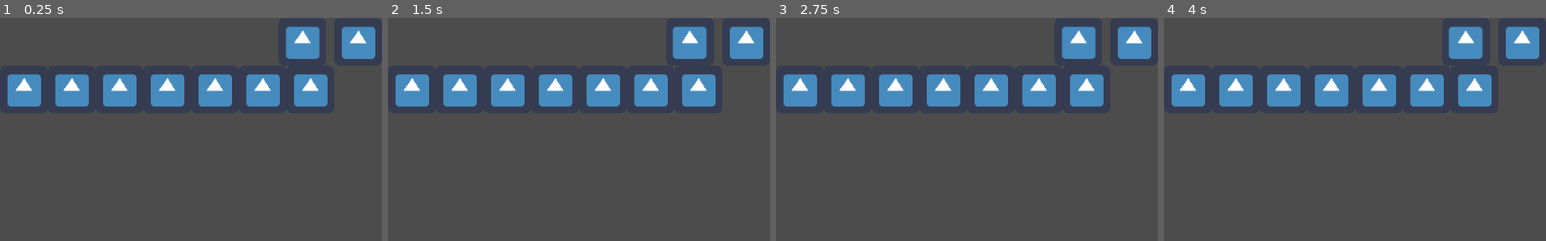
Above: before the commit, frames 1-4 (left to right).
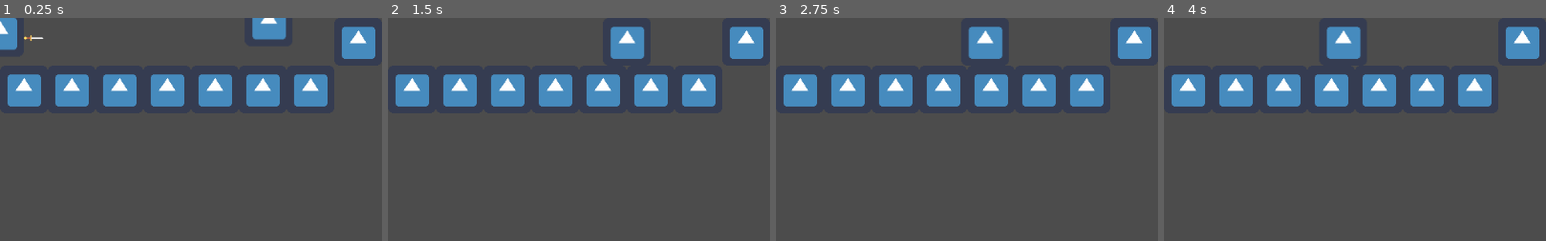
Above: after the commit, the same moments.

Repository: jacobjameskbb/GameDev2022-RPG
Game: Godot game, scene res://scences/level1.tscn
Same seed, same stepped clock (60 frames per second), same inputs: the game is played once before the commit and once after it. This scene is started directly instead of the project's main scene. The engine's default icon, where the game draws it, is replaced by a stand-in: a white triangle on a blue panel in a dark square.
Inputs (mouse positions are % of the whole screen's width and height, from its top left):
- Up to frame 1 (0.25 s): no input
- Up to frame 2 (1.5 s): move the mouse to (72, 45) at 0.52 s; hold Space (jump) 0.53-1.28 s; hold D (right) from 0.53 s (still down); tap Ctrl (crouch, bound only after the commit) at 0.6 s; move the mouse to (30, 55) at 1.27 s; tap Space (jump) at 1.35 s
- Up to frame 3 (2.75 s): tap Space (jump) at 1.52, 1.82, 2.3 s; tap Ctrl (crouch, bound only after the commit) at 1.55 s; move the mouse to (60, 28) at 2.02 s; release D (right) at 2.03 s; press the mouse at (60, 28) at 2.03 s; hold A (left) from 2.03 s (still down)
- Up to frame 4 (4 s): move the mouse to (45, 70) at 2.77 s; release A (left) at 2.78 s; release the mouse at (45, 70) at 2.78 s; hold D (right) from 2.78 s (still down); tap Ctrl (crouch, bound only after the commit) at 2.85, 3.6 s; tap Space (jump) at 3.02, 3.32 s; move the mouse to (80, 65) at 3.52 s; hold Space (jump) from 3.53 s (still down)
The pictures show only the part of the screen within x 0-50%, y 0-50%; the shares and areas given below are measured in that part.

The runs differ from the first frame. In frame 1, 2.9% of the frame differs, in the area x 0-84%, y 0-19%; in frame 2, 2.6%; in frame 3, 2.6%; in frame 4, 2.6%.

Commit message:
MASSIVE Bug Fixes
- Fixed error where overworld was still active so player could generate level1 over and over
- Fixed error where the player's sword pushed them across the map
- Fixed combat player jump detection issues
- Fixed Enemy - Player collision issues
- Prepared for crouching implementation

Diff:
--- a/enemies/enemy.gd
+++ b/enemies/enemy.gd
@@ -28,9 +28,12 @@
 func end_of_hit():
 	$AttackDetector.monitoring = false
 
+# warning-ignore:unused_argument
 func _on_AttackDetector_body_entered(body):
-	get_tree().reload_current_scene()
+# warning-ignore:return_value_discarded
+	#get_tree().reload_current_scene()
+	pass
 
-
+# warning-ignore:unused_argument
 func _on_PlayerDetector_body_entered(body: Node) -> void:
 	pass
--- a/player/combat player.tscn
+++ b/player/combat player.tscn
@@ -11,33 +11,50 @@
 animations = [ {
 "frames": [ ExtResource( 1 ) ],
 "loop": true,
-"name": "New Anim",
+"name": "default",
 "speed": 5.0
 } ]
 
 [sub_resource type="RectangleShape2D" id=3]
 extents = Vector2( 34, 16 )
 
+[sub_resource type="RectangleShape2D" id=4]
+
+[sub_resource type="RectangleShape2D" id=5]
+
 [node name="combat player" type="KinematicBody2D"]
+collision_mask = 30
 script = ExtResource( 3 )
 
 [node name="CollisionShape2D" type="CollisionShape2D" parent="."]
 position = Vector2( -0.5, 0.5 )
 shape = SubResource( 1 )
 
-[node name="Sprite" type="Sprite" parent="."]
-texture = ExtResource( 1 )
-
-[node name="sword" parent="." instance=ExtResource( 2 )]
-position = Vector2( 30, -8 )
-
 [node name="AnimatedSprite" type="AnimatedSprite" parent="."]
 frames = SubResource( 2 )
-animation = "New Anim"
-
-[node name="standingshape" type="CollisionShape2D" parent="."]
 
 [node name="crouchingshape" type="CollisionShape2D" parent="."]
 position = Vector2( 2, 16 )
 shape = SubResource( 3 )
 disabled = true
+
+[node name="floor" type="Area2D" parent="."]
+collision_mask = 30
+
+[node name="CollisionShape2D" type="CollisionShape2D" parent="floor"]
+position = Vector2( 0, 25 )
+shape = SubResource( 4 )
+
+[node name="ceiling" type="Area2D" parent="."]
+collision_mask = 30
+
+[node name="CollisionShape2D" type="CollisionShape2D" parent="ceiling"]
+position = Vector2( 0, -25 )
+shape = SubResource( 5 )
+
+[node name="sword" parent="." instance=ExtResource( 2 )]
+position = Vector2( 45, 0 )
+collision_mask = 30
+
+[connection signal="body_shape_entered" from="floor" to="." method="_on_floor_body_shape_entered"]
+[connection signal="body_shape_entered" from="ceiling" to="." method="_on_ceiling_body_shape_entered"]
--- a/player/combat_player.gd
+++ b/player/combat_player.gd
@@ -4,19 +4,15 @@
 # var a = 2
 # var b = "text"
 
-const CRAWL_SPEED = 2 * 96
-
-onready var standing_collision = $standingshape
-onready var crouching_collision = $crouchingshape
-
 const GRAVITY = 9.8
 var velocity = Vector2(0,0)
 var player_walk_speed = 500
-var player_jump_speed = 500
+var player_jump_speed = 1000
 var player_is_moving = false
 var player_is_jumping = false
+var player_is_crouching = false
 var player_is_falling = false
-var jump_height = 10000
+var jump_height = 1000
 export var player_number = 1
 
 # Called when the node enters the scene tree for the first time.
@@ -28,6 +24,7 @@
 #	add_state("crawl")
 
 # Called every frame. 'delta' is the elapsed time since the previous frame.
+# warning-ignore:unused_argument
 func _process(delta):
 	if velocity.x == 0 and player_is_falling == false:
 		$AnimatedSprite.playing = false
@@ -35,9 +32,17 @@
 		$AnimatedSprite.playing = true
 
 
+# warning-ignore:unused_argument
 func _physics_process(delta):
 
 	if player_number == 1:
+
+		if Input.is_action_just_pressed("crouch"):
+			player_is_crouching = true
+
+		if Input.is_action_just_released("crouch"):
+			player_is_crouching = false
+
 		if Input.is_action_pressed("left"):
 			velocity.x -= player_walk_speed
 			player_is_moving = true
@@ -70,25 +75,19 @@
 	velocity.y += GRAVITY
 
 	# Cap Speed
-	if abs(velocity.x) >= player_walk_speed:
-		velocity.x = player_walk_speed * (velocity.x / abs(velocity.x))
+	#if abs(velocity.x) >= player_walk_speed:
+	#	velocity.x = player_walk_speed * (velocity.x / abs(velocity.x))
 
+# warning-ignore:return_value_discarded
 	move_and_slide(velocity, Vector2(0, -1))
 
-func _on_floor_body_shape_entered(body_id, body, body_shape, local_shape):
+func _on_floor_body_shape_entered(_body_id, _body, _body_shape, _local_shape):
 	player_is_jumping = false
 	player_is_falling = false
+	print('ding')
 
-func _on_ceiling_body_shape_entered(body_id, body, body_shape, local_shape):
+func _on_ceiling_body_shape_entered(_body_id, _body, _body_shape, _local_shape):
 	if player_is_jumping == true:
 		if velocity.y <= 0:
 			velocity.y = 0
 		player_is_jumping = false
-
-func _on_crouch():
-	standing_collision.disabled = true
-	crouching_collision.disabled = false
-
-func _on_stand():
-	standing_collision.disabled = false
-	crouching_collision.disabled = true
--- a/player/player.gd
+++ b/player/player.gd
@@ -5,6 +5,8 @@
 var direction : Vector2 = Vector2()
 var motionspeed = 500
 var bullet_speed = 100
+
+var f = 0
 
 func read_input():
 	velocity = Vector2()
@@ -32,6 +34,8 @@
 
 func _physics_process(_delta):
 		read_input()
+		#f+=_delta
+		#print('ding, player can move',f, ' Pause mode: ',get_tree().paused)
 
 func kill():
 	# This is a dangerous function, as it will reset the current scene
--- a/project.godot
+++ b/project.godot
@@ -26,31 +26,31 @@
 
 up={
 "deadzone": 0.5,
-"events": [ Object(InputEventKey,"resource_local_to_scene":false,"resource_name":"","device":0,"alt":false,"shift":false,"control":false,"meta":false,"command":false,"pressed":false,"scancode":87,"physical_scancode":0,"unicode":0,"echo":false,"script":null)
+"events": [ Object(InputEventKey,"resource_local_to_scene":false,"resource_name":"","device":0,"alt":false,"shift":false,"control":false,"meta":false,"command":false,"pressed":false,"scancode":87,"unicode":0,"echo":false,"script":null)
 , Object(InputEventJoypadMotion,"resource_local_to_scene":false,"resource_name":"","device":0,"axis":3,"axis_value":-1.0,"script":null)
  ]
 }
 down={
 "deadzone": 0.5,
-"events": [ Object(InputEventKey,"resource_local_to_scene":false,"resource_name":"","device":0,"alt":false,"shift":false,"control":false,"meta":false,"command":false,"pressed":false,"scancode":83,"physical_scancode":0,"unicode":0,"echo":false,"script":null)
+"events": [ Object(InputEventKey,"resource_local_to_scene":false,"resource_name":"","device":0,"alt":false,"shift":false,"control":false,"meta":false,"command":false,"pressed":false,"scancode":83,"unicode":0,"echo":false,"script":null)
 , Object(InputEventJoypadMotion,"resource_local_to_scene":false,"resource_name":"","device":0,"axis":3,"axis_value":1.0,"script":null)
  ]
 }
 left={
 "deadzone": 0.5,
-"events": [ Object(InputEventKey,"resource_local_to_scene":false,"resource_name":"","device":0,"alt":false,"shift":false,"control":false,"meta":false,"command":false,"pressed":false,"scancode":65,"physical_scancode":0,"unicode":0,"echo":false,"script":null)
+"events": [ Object(InputEventKey,"resource_local_to_scene":false,"resource_name":"","device":0,"alt":false,"shift":false,"control":false,"meta":false,"command":false,"pressed":false,"scancode":65,"unicode":0,"echo":false,"script":null)
 , Object(InputEventJoypadMotion,"resource_local_to_scene":false,"resource_name":"","device":0,"axis":2,"axis_value":-1.0,"script":null)
  ]
 }
 right={
 "deadzone": 0.5,
-"events": [ Object(InputEventKey,"resource_local_to_scene":false,"resource_name":"","device":0,"alt":false,"shift":false,"control":false,"meta":false,"command":false,"pressed":false,"scancode":68,"physical_scancode":0,"unicode":0,"echo":false,"script":null)
+"events": [ Object(InputEventKey,"resource_local_to_scene":false,"resource_name":"","device":0,"alt":false,"shift":false,"control":false,"meta":false,"command":false,"pressed":false,"scancode":68,"unicode":0,"echo":false,"script":null)
 , Object(InputEventJoypadMotion,"resource_local_to_scene":false,"resource_name":"","device":0,"axis":2,"axis_value":1.0,"script":null)
  ]
 }
 esc={
 "deadzone": 0.5,
-"events": [ Object(InputEventKey,"resource_local_to_scene":false,"resource_name":"","device":0,"alt":false,"shift":false,"control":false,"meta":false,"command":false,"pressed":false,"scancode":16777217,"physical_scancode":0,"unicode":0,"echo":false,"script":null)
+"events": [ Object(InputEventKey,"resource_local_to_scene":false,"resource_name":"","device":0,"alt":false,"shift":false,"control":false,"meta":false,"command":false,"pressed":false,"scancode":16777217,"unicode":0,"echo":false,"script":null)
  ]
 }
 lmb={
@@ -60,12 +60,17 @@
 }
 game_usage={
 "deadzone": 0.5,
-"events": [ Object(InputEventKey,"resource_local_to_scene":false,"resource_name":"","device":0,"alt":false,"shift":false,"control":false,"meta":false,"command":false,"pressed":false,"scancode":0,"physical_scancode":0,"unicode":0,"echo":false,"script":null)
+"events": [ Object(InputEventKey,"resource_local_to_scene":false,"resource_name":"","device":0,"alt":false,"shift":false,"control":false,"meta":false,"command":false,"pressed":false,"scancode":0,"unicode":0,"echo":false,"script":null)
  ]
 }
 jump={
 "deadzone": 0.5,
-"events": [ Object(InputEventKey,"resource_local_to_scene":false,"resource_name":"","device":0,"alt":false,"shift":false,"control":false,"meta":false,"command":false,"pressed":false,"scancode":32,"physical_scancode":0,"unicode":0,"echo":false,"script":null)
+"events": [ Object(InputEventKey,"resource_local_to_scene":false,"resource_name":"","device":0,"alt":false,"shift":false,"control":false,"meta":false,"command":false,"pressed":false,"scancode":32,"unicode":0,"echo":false,"script":null)
+ ]
+}
+crouch={
+"deadzone": 0.5,
+"events": [ Object(InputEventKey,"resource_local_to_scene":false,"resource_name":"","device":0,"alt":false,"shift":false,"control":false,"meta":false,"command":false,"pressed":false,"scancode":16777238,"unicode":0,"echo":false,"script":null)
  ]
 }
 
--- a/scences/Main.tscn
+++ b/scences/Main.tscn
@@ -11,20 +11,25 @@
 [ext_resource path="res://assets/Fonts/pirate.tres" type="DynamicFont" id=10]
 
 [node name="Main" type="Node"]
+pause_mode = 2
 script = ExtResource( 3 )
 
 [node name="MainCamera" type="Camera2D" parent="."]
 current = true
 
 [node name="World Manager" type="Node2D" parent="."]
+pause_mode = 1
 script = ExtResource( 2 )
 
 [node name="world1" parent="World Manager" instance=ExtResource( 8 )]
 
-[node name="main player" parent="World Manager" groups=["player"] instance=ExtResource( 5 )]
+[node name="main player" parent="World Manager" groups=[
+"player",
+] instance=ExtResource( 5 )]
 position = Vector2( 518, 273 )
 
 [node name="Combat Manager" type="Node2D" parent="."]
+pause_mode = 1
 script = ExtResource( 6 )
 
 [node name="Menu Manager" type="Node2D" parent="."]
@@ -45,6 +50,9 @@
 margin_right = -1613.0
 margin_bottom = -904.0
 script = ExtResource( 4 )
+__meta__ = {
+"_edit_use_anchors_": false
+}
 
 [node name="TextTween" type="Tween" parent="Dialogue Manager"]
 
--- a/scences/level1.tscn
+++ b/scences/level1.tscn
@@ -18,19 +18,22 @@
 0/navigation_offset = Vector2( 0, 0 )
 0/shape_offset = Vector2( 0, 0 )
 0/shape_transform = Transform2D( 1, 0, 0, 1, 0, 0 )
-0/shape = SubResource( 2 )
+0/shape = SubResource( 1 )
 0/shape_one_way = false
 0/shape_one_way_margin = 1.0
 0/shapes = [ {
 "autotile_coord": Vector2( 0, 0 ),
 "one_way": false,
 "one_way_margin": 1.0,
-"shape": SubResource( 2 ),
+"shape": SubResource( 1 ),
 "shape_transform": Transform2D( 1, 0, 0, 1, 0, 0 )
 } ]
 0/z_index = 0
 
 [node name="level1" type="Node2D"]
+
+[node name="enemy" parent="." instance=ExtResource( 2 )]
+position = Vector2( 368.313, -14.2952 )
 
 [node name="combat player" parent="." instance=ExtResource( 1 )]
 
@@ -45,9 +48,8 @@
 }
 
 [node name="TileMap" type="TileMap" parent="."]
-tile_set = SubResource( 1 )
+tile_set = SubResource( 2 )
+collision_layer = 16
+collision_mask = 15
 format = 1
 tile_data = PoolIntArray( -65543, 0, 0, -131065, 0, 0, -7, 0, 0, -65529, 0, 0, 65529, 0, 0, 7, 0, 0, 131066, 0, 0, 131067, 0, 0, 131068, 0, 0, 131069, 0, 0, 131070, 0, 0, 131071, 0, 0, 65536, 0, 0, 65537, 0, 0, 65538, 0, 0, 65539, 0, 0, 65540, 0, 0, 65541, 0, 0, 65542, 0, 0 )
-
-[node name="enemy" parent="TileMap" instance=ExtResource( 2 )]
-position = Vector2( 408, 29 )
--- a/scences/world1.tscn
+++ b/scences/world1.tscn
@@ -16,4 +16,4 @@
 position = Vector2( 589.999, 282.986 )
 
 [node name="door1" parent="." instance=ExtResource( 2 )]
-position = Vector2( 1591.13, -144.163 )
+position = Vector2( 67.13, -22.163 )
--- a/scripts/Main.gd
+++ b/scripts/Main.gd
@@ -25,21 +25,19 @@
 	$"Dialogue Manager".rect_position =$MainCamera.position
 
 func pause_world():
-	$"World Manager".pause_mode = Node.PAUSE_MODE_STOP
-
-func unpause_world():
-	$"World Manager".pause_mode = Node.PAUSE_MODE_INHERIT
+	#$"World Manager".pause_mode = Node.PAUSE_MODE_STOP
+	$"Combat Manager".pause_mode = Node.PAUSE_MODE_PROCESS
+	get_tree().paused = true
+	Physics2DServer.set_active(true)
 
 func pause_combat():
+	$"World Manager".pause_mode = Node.PAUSE_MODE_PROCESS
 	$"Combat Manager".pause_mode = Node.PAUSE_MODE_STOP
-
-func unpause_combat():
-	$"Combat Manager".pause_mode = Node.PAUSE_MODE_INHERIT
 
 func _on_World_Manager_start_combat(combat_number):
 	$"Combat Manager".load_combat(combat_number)
-	pause_world()
-	$"World Manager".visible = false
-	unpause_combat()
+	var world_save = $"World Manager"
+	remove_child($"World Manager")
 	$"Combat Manager".visible = true
 	in_combat = true
+	pause_world()
Not shown: 1 places in player/combat player.tscn that only renumber resources
Not shown: 1 places in scences/level1.tscn that only renumber resources
